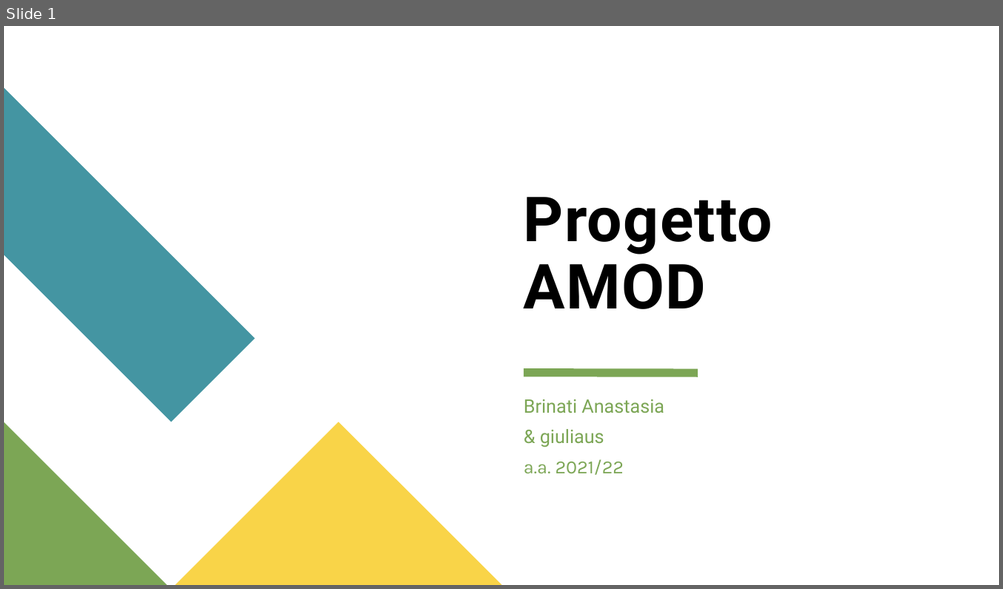
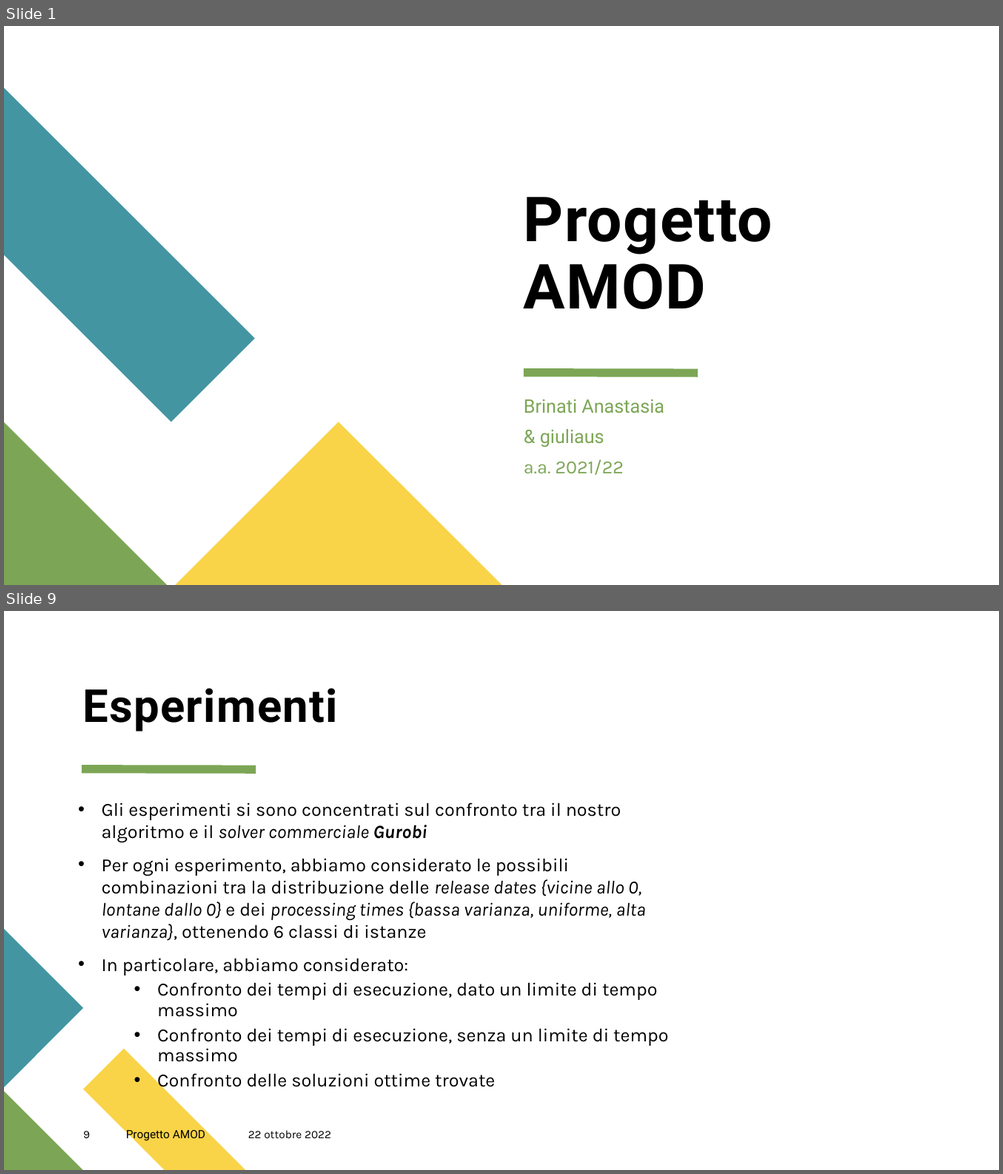
Before and after one commit to GiulioAppetito/Progetto-AMOD-21-22, a slide deck: Presentazione Progetto AMOD.pptx. Shown one above the other, each under a label of ours: slide 1 before the commit, slides 1 and 9 after it; the slides between them are not shown. The pictures are 1003x589 and 1003x1174 pixels, drawn with LibreOffice and Linux fonts; fonts in the diff are those of the drawing. Boxes give left, top, right and bottom in pixels: in the first picture for what was removed or moved away, otherwise in the second. Text is boxed around its words. In the diff, an @@ line names an element or a change of style, - is before the commit and + after.

```diff
--- a/Presentazione Progetto AMOD.pptx
+++ b/Presentazione Progetto AMOD.pptx
@@ slide 9 added at bbox=[4, 611, 999, 1170], background #FFFFFF @@
@@ title added at bbox=[82, 688, 338, 732], 44 pt, text #000000, bold @@
+Esperimenti
@@ rectangle added at bbox=[522, 752, 746, 794], fill #FFFFFF @@
@@ line added from (82, 769) to (256, 769), #7CA655 8 pt @@
@@ rectangle added at bbox=[579, 772, 709, 797], fill #FFFFFF @@
@@ text added at bbox=[102, 803, 668, 1092], 18 pt, text #000000 @@
+• Gli esperimenti si sono concentrati sul confronto tra il nostro algoritmo e il solver commerciale Gurobi
+• Per ogni esperimento, abbiamo considerato le possibili combinazioni tra la distribuzione delle release dates {vicine allo 0, lontane dallo 0} e dei processing times {bassa varianza, uniforme, alta varianza}, ottenendo 6 classi di istanze
+• In particolare, abbiamo considerato:
+  • Confronto dei tempi di esecuzione, dato un limite di tempo massimo
+  • Confronto dei tempi di esecuzione, senza un limite di tempo massimo
+  • Confronto delle soluzioni ottime trovate
@@ rectangle added at bbox=[746, 883, 971, 1062], fill #FFFFFF @@
@@ freeform shape added at bbox=[4, 930, 83, 1088], fill #4495A2 @@
@@ freeform shape added at bbox=[83, 1049, 245, 1170], fill #F9D448 @@
@@ freeform shape added at bbox=[4, 1091, 83, 1170], fill #7CA655 @@
@@ page number added at bbox=[83, 1131, 90, 1139], 11 pt, text #000000 @@
+9
@@ text added at bbox=[126, 1128, 205, 1142], 11 pt, text #000000 @@
+Progetto AMOD
@@ text added at bbox=[248, 1130, 331, 1139], 11 pt, text #000000 @@
+22 ottobre 2022
```
Also in this commit, not shown: 11 slides changed, 4 other slides added, 2 slides removed, 1 other file.
